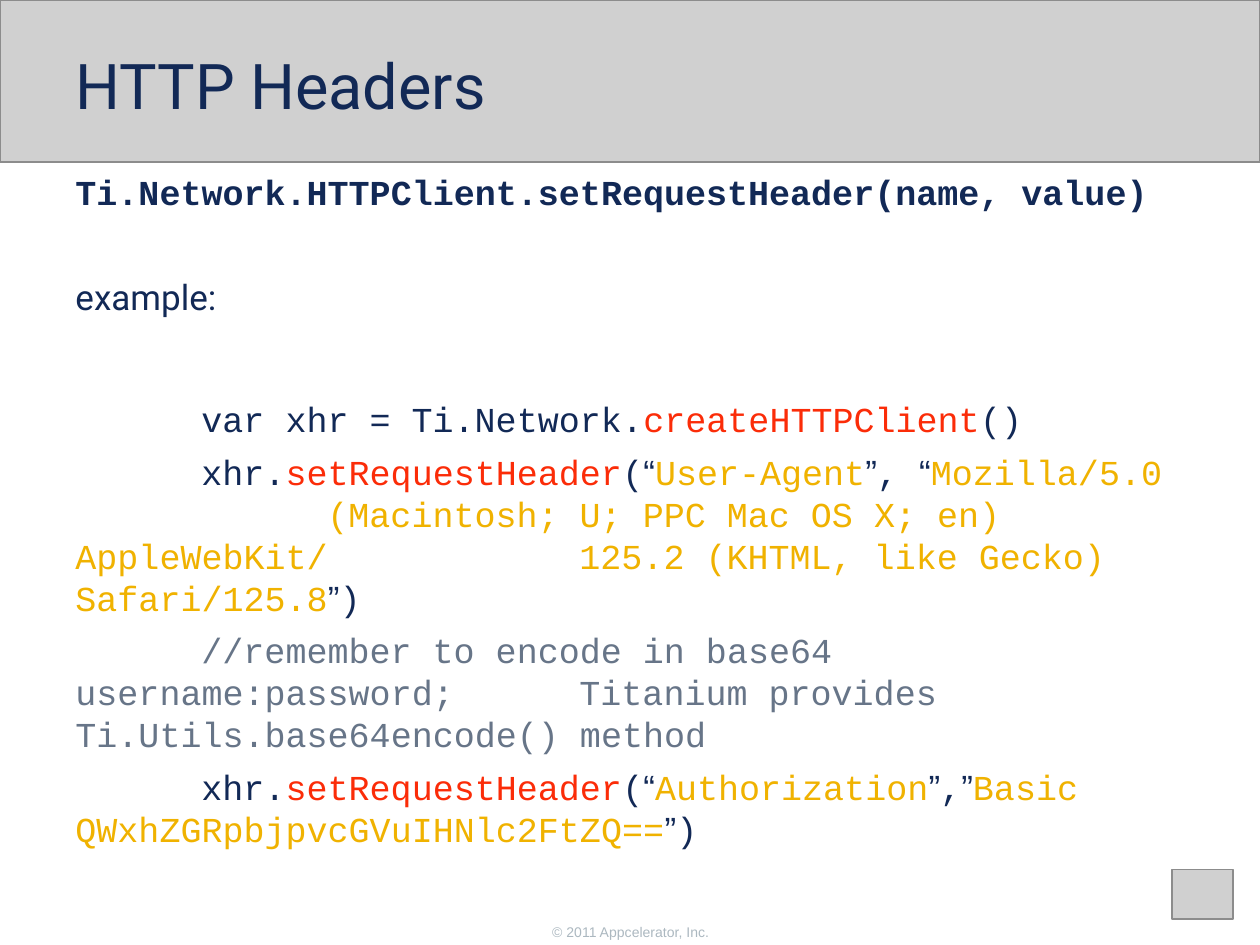
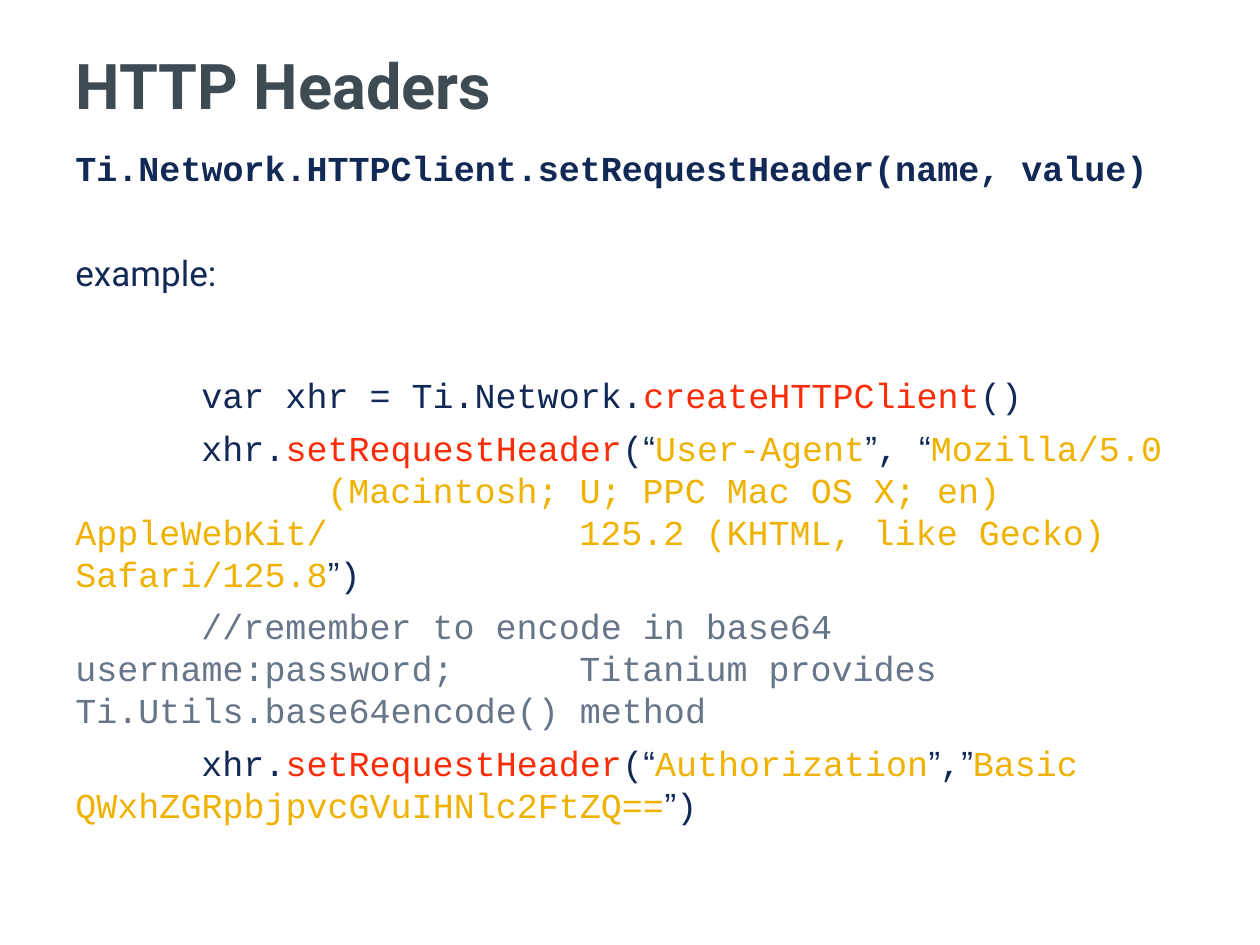
Before and after one commit to appcelerator-training-archive/tcad_certification, a slide deck: slide 8 of 260/260.ppt (slide 9 before the commit). Drawn at 1260x945 pixels with LibreOffice and Linux fonts; fonts in the diff are those of the drawing; grey boxes stand for pictures; background and template pictures are left out. Boxes give left, top, right and bottom in pixels: in the first picture for what was removed or moved away, otherwise in the second. Text is boxed around its words. In the diff, an @@ line names an element or a change of style, - is before the commit and + after.

Commit message:
incremental slide changes, more style normalization and content coming...

```diff
--- a/260/260.ppt
+++ b/260/260.ppt
@@ picture removed at (0,0,1260,163) @@
@@ title "HTTP Headers" at (76,61,491,110): text colour #122956 to #3F4B53, bold on; indent changed @@
@@ text "Ti.Network.HTTPClient.setRequestHeader(name, value)": place and size @@
-text "Ti.Network.HTTPClient.setRequestHeader(name, value)" at (75,181,1162,850)
+text "Ti.Network.HTTPClient.setRequestHeader(name, value)" at (75,157,1162,826)
@@ picture removed at (1172,869,1232,919) @@
@@ text removed at (566,927,709,940) @@
-© 2011 Appcelerator, Inc.
```
Also in this commit, not shown: 10 other slides changed, 8 slides added, 5 slides removed, 12 other files.
